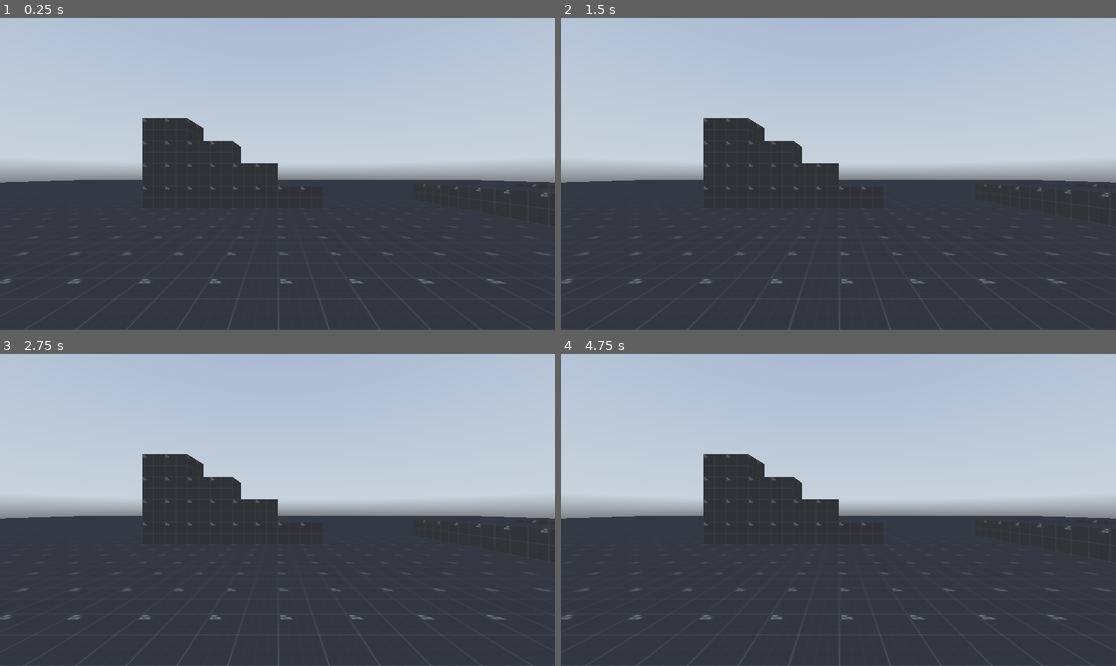
Above: before the commit, frames 1-4 (two rows, left to right).
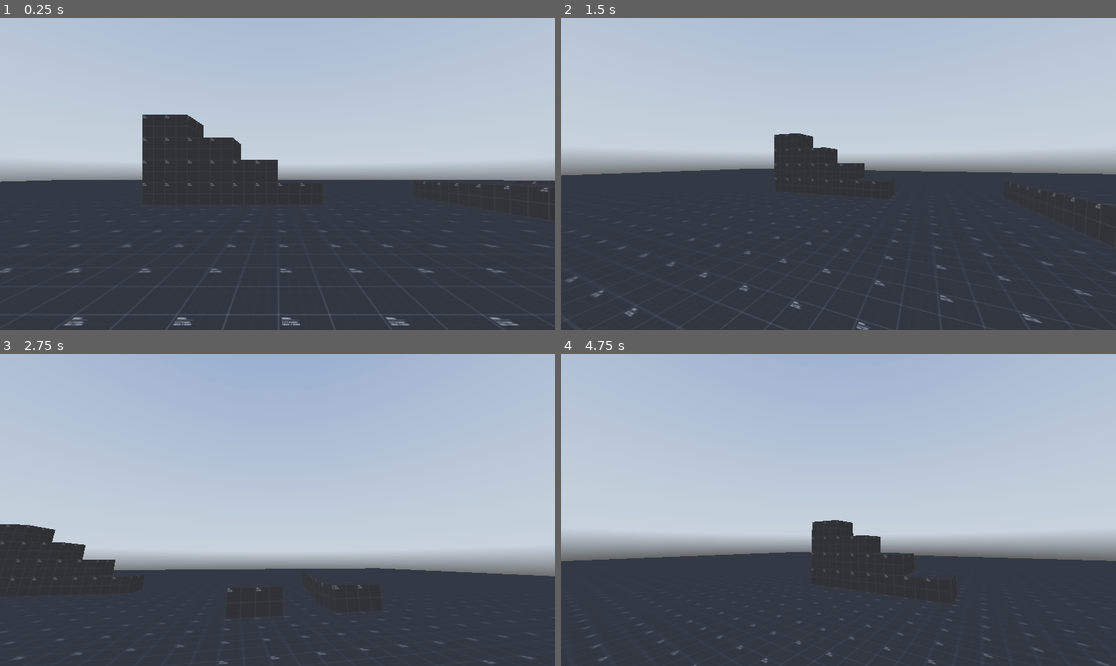
Above: after the commit, the same moments.

Repository: ThatNerdNxtDoor/GDCProjectSpring2023
Game: Godot game, scene res://scenes/TestingScene.tscn
Two runs of this game, one before a commit and one after it. Both use one fixed random seed, a clock stepped at 60 frames per second and the inputs below. Before the commit the project has no main scene; this scene is started directly in both runs. A sky picture missing from this copy of the repository is replaced by a grey-blue gradient.
Inputs (mouse positions are in pixels of both pictures, inside the frame that each line leads up to):
- Up to frame 1 (0.25 s): no input
- Up to frame 2 (1.5 s): tap Enter at 0.5 s; move the mouse to (960, 158) at 0.52 s; hold D (moveRight, bound only after the commit) 0.53-1.28 s; tap Space (jump, bound only after the commit) at 0.6, 0.77, 1.07, 1.35 s; move the mouse to (727, 189) at 1.27 s; hold S (moveBackward, bound only after the commit) from 1.28 s (still down)
- Up to frame 3 (2.75 s): tap Space (jump, bound only after the commit) at 1.52, 1.82, 2.1 s; move the mouse to (333, 441) at 2.02 s; release S (moveBackward, bound only after the commit) at 2.03 s; hold D (moveRight, bound only after the commit) from 2.03 s (still down)
- Up to frame 4 (4.75 s): move the mouse to (810, 572) at 2.77 s; release D (moveRight, bound only after the commit) at 2.78 s; hold W (moveForward, bound only after the commit) 2.78-3.53 s; tap Space (jump, bound only after the commit) at 2.85, 3.02, 3.32, 3.6, 3.77, 4.07, 4.35, 4.52 s; move the mouse to (1005, 556) at 3.52 s; hold A (moveLeft, bound only after the commit) from 3.53 s (still down); move the mouse to (672, 463) at 4.27 s

The runs differ from the first frame. In frame 1, 1.4% of the frame differs, in the area x 0-100%, y 30-100%; in frame 2, 9.1%; in frame 3, 22%, in the area x 0-100%, y 32-100%; in frame 4, 19%.

Commit message:
Added Missing Input Map
Just noticed that the input map was not carried over from my other project; reimplemented it; now you should be able to play the game.

Diff:
--- a/project.godot
+++ b/project.godot
@@ -11,5 +11,43 @@
 [application]
 
 config/name="GDCProjectSpring2023"
+run/main_scene="res://scenes/TestingScene.tscn"
 config/features=PackedStringArray("4.0", "Forward Plus")
 config/icon="res://icon.svg"
+
+[dotnet]
+
+project/assembly_name="GDCProjectSpring2023"
+
+[input]
+
+moveLeft={
+"deadzone": 0.5,
+"events": [Object(InputEventKey,"resource_local_to_scene":false,"resource_name":"","device":-1,"window_id":0,"alt_pressed":false,"shift_pressed":false,"ctrl_pressed":false,"meta_pressed":false,"pressed":false,"keycode":0,"physical_keycode":65,"key_label":0,"unicode":97,"echo":false,"script":null)
+]
+}
+moveRight={
+"deadzone": 0.5,
+"events": [Object(InputEventKey,"resource_local_to_scene":false,"resource_name":"","device":-1,"window_id":0,"alt_pressed":false,"shift_pressed":false,"ctrl_pressed":false,"meta_pressed":false,"pressed":false,"keycode":0,"physical_keycode":68,"key_label":0,"unicode":100,"echo":false,"script":null)
+]
+}
+moveForward={
+"deadzone": 0.5,
+"events": [Object(InputEventKey,"resource_local_to_scene":false,"resource_name":"","device":-1,"window_id":0,"alt_pressed":false,"shift_pressed":false,"ctrl_pressed":false,"meta_pressed":false,"pressed":false,"keycode":0,"physical_keycode":87,"key_label":0,"unicode":119,"echo":false,"script":null)
+]
+}
+moveBackward={
+"deadzone": 0.5,
+"events": [Object(InputEventKey,"resource_local_to_scene":false,"resource_name":"","device":-1,"window_id":0,"alt_pressed":false,"shift_pressed":false,"ctrl_pressed":false,"meta_pressed":false,"pressed":false,"keycode":0,"physical_keycode":83,"key_label":0,"unicode":115,"echo":false,"script":null)
+]
+}
+jump={
+"deadzone": 0.5,
+"events": [Object(InputEventKey,"resource_local_to_scene":false,"resource_name":"","device":-1,"window_id":0,"alt_pressed":false,"shift_pressed":false,"ctrl_pressed":false,"meta_pressed":false,"pressed":false,"keycode":0,"physical_keycode":32,"key_label":0,"unicode":32,"echo":false,"script":null)
+]
+}
+exit={
+"deadzone": 0.5,
+"events": [Object(InputEventKey,"resource_local_to_scene":false,"resource_name":"","device":-1,"window_id":0,"alt_pressed":false,"shift_pressed":false,"ctrl_pressed":false,"meta_pressed":false,"pressed":false,"keycode":0,"physical_keycode":4194305,"key_label":0,"unicode":0,"echo":false,"script":null)
+]
+}
--- a/scenes/PlayerCharacter.tscn
+++ b/scenes/PlayerCharacter.tscn
@@ -1,6 +1,6 @@
 [gd_scene load_steps=4 format=3 uid="uid://ddo2hsj4vseh2"]
 
-[ext_resource type="Script" path="res://PlayerCharacter.gd" id="1_h2vk2"]
+[ext_resource type="Script" path="res://scripts/PlayerCharacter.gd" id="1_al1ac"]
 
 [sub_resource type="CapsuleShape3D" id="CapsuleShape3D_rjo0f"]
 radius = 0.3
@@ -11,7 +11,7 @@
 height = 1.75
 
 [node name="PlayerCharacter" type="CharacterBody3D"]
-script = ExtResource("1_h2vk2")
+script = ExtResource("1_al1ac")
 
 [node name="CollisionShape3D" type="CollisionShape3D" parent="."]
 shape = SubResource("CapsuleShape3D_rjo0f")
--- a/scenes/TestingScene.tscn
+++ b/scenes/TestingScene.tscn
@@ -1,7 +1,7 @@
 [gd_scene load_steps=11 format=3 uid="uid://baa7elu1bvlju"]
 
 [ext_resource type="Texture2D" uid="uid://swrhv0roe2it" path="res://textures/texture_13.png" id="1_dgp04"]
-[ext_resource type="PackedScene" uid="uid://ddo2hsj4vseh2" path="res://PlayerCharacter.tscn" id="1_qigp5"]
+[ext_resource type="PackedScene" uid="uid://ddo2hsj4vseh2" path="res://scenes/PlayerCharacter.tscn" id="1_qigp5"]
 [ext_resource type="Texture2D" uid="uid://eoxddkwgvxjv" path="res://textures/skybox/panorama_image (2).png" id="3_j8aq7"]
 
 [sub_resource type="ShaderMaterial" id="ShaderMaterial_vl4ys"]
Not shown, added: amogus.PNG.import
